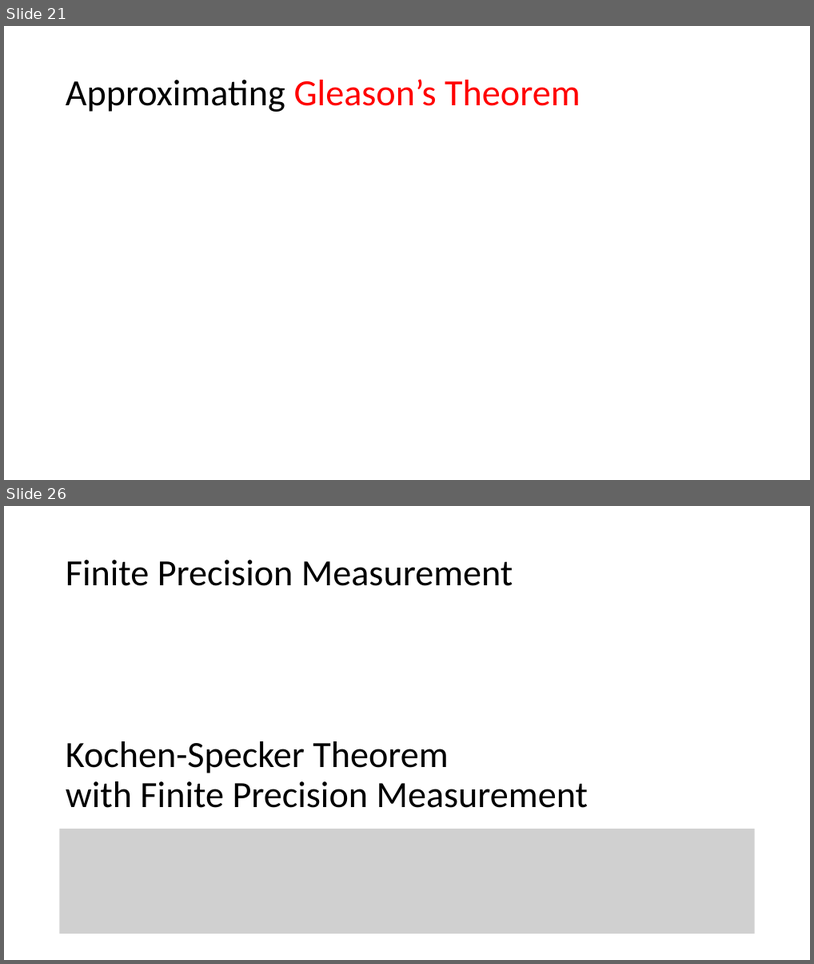
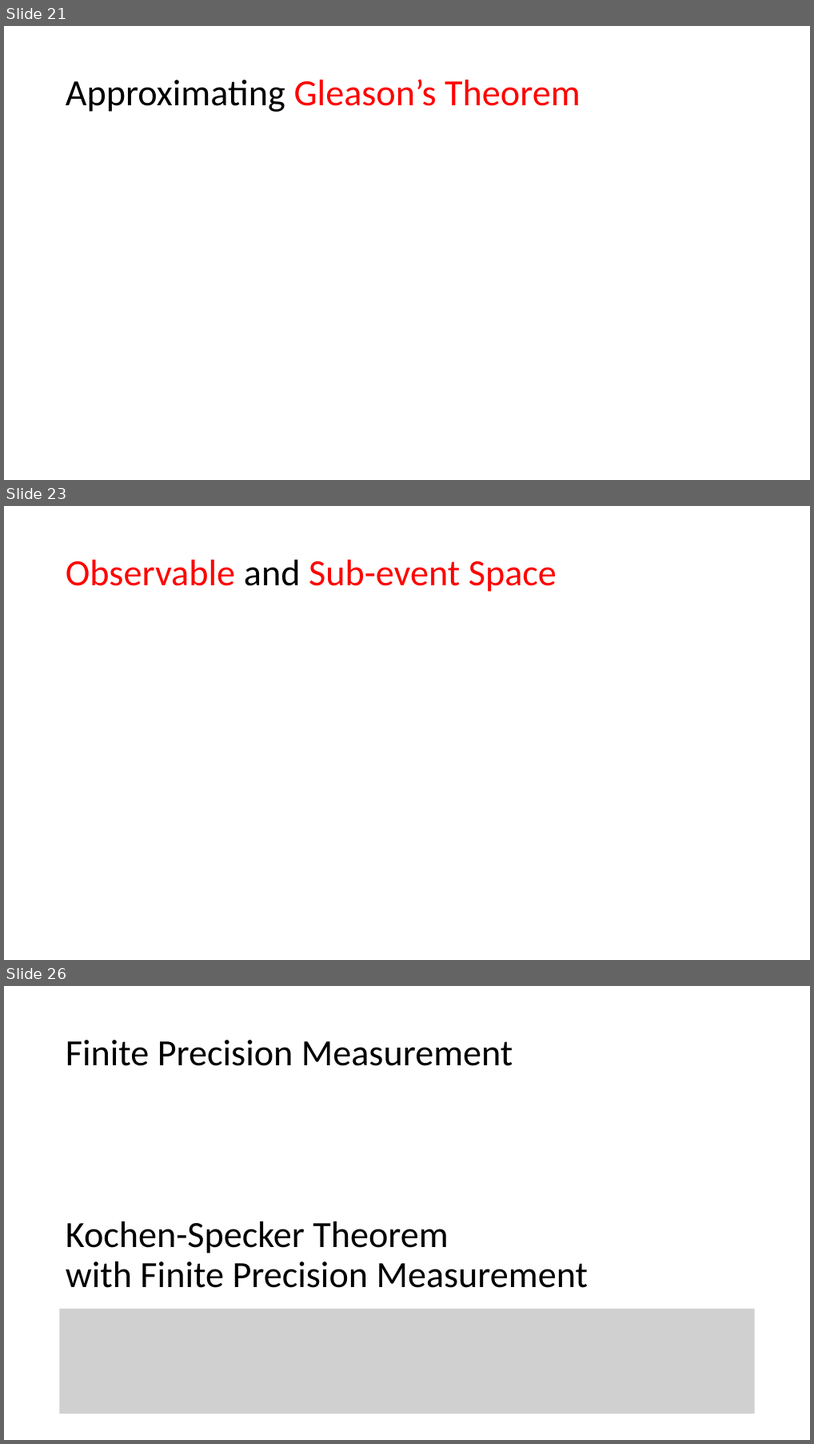
Before and after one commit to yuttai/Contextuality-and-Nonlocality-in-Discrete-Quantum-Theory, a slide deck: prop_letter.pptx. Shown one above the other, each under a label of ours: slides 21 and 26 before the commit, slides 21, 23 and 26 after it; the slides between them are not shown. The pictures are 814x964 and 814x1444 pixels, drawn with LibreOffice and Linux fonts; fonts in the diff are those of the drawing; grey boxes stand for pictures. Boxes give left, top, right and bottom in pixels: in the first picture for what was removed or moved away, otherwise in the second. Text is boxed around its words. In the diff, an @@ line names an element or a change of style, - is before the commit and + after.

```diff
--- a/prop_letter.pptx
+++ b/prop_letter.pptx
@@ slide 23 added at (4, 506, 810, 960), background #FFFFFF @@
@@ title added at (66, 560, 557, 592), 44 pt, text #FF0000 @@
+Observable and Sub-event Space
```
Also in this commit, not shown: 4 slides changed, 1 slide removed.
